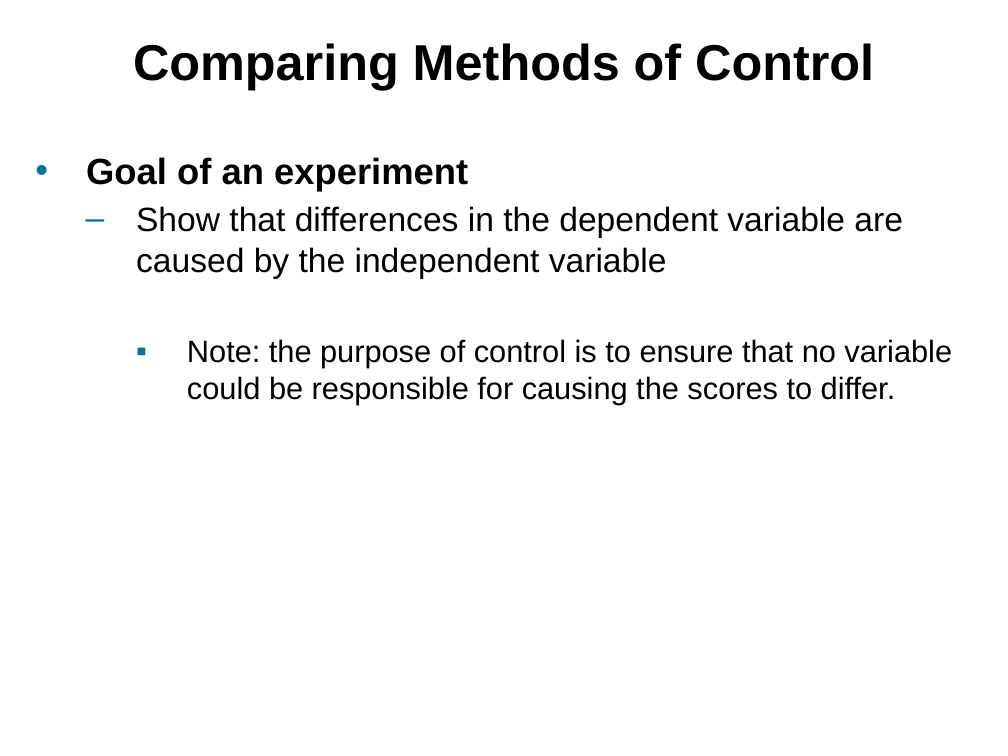
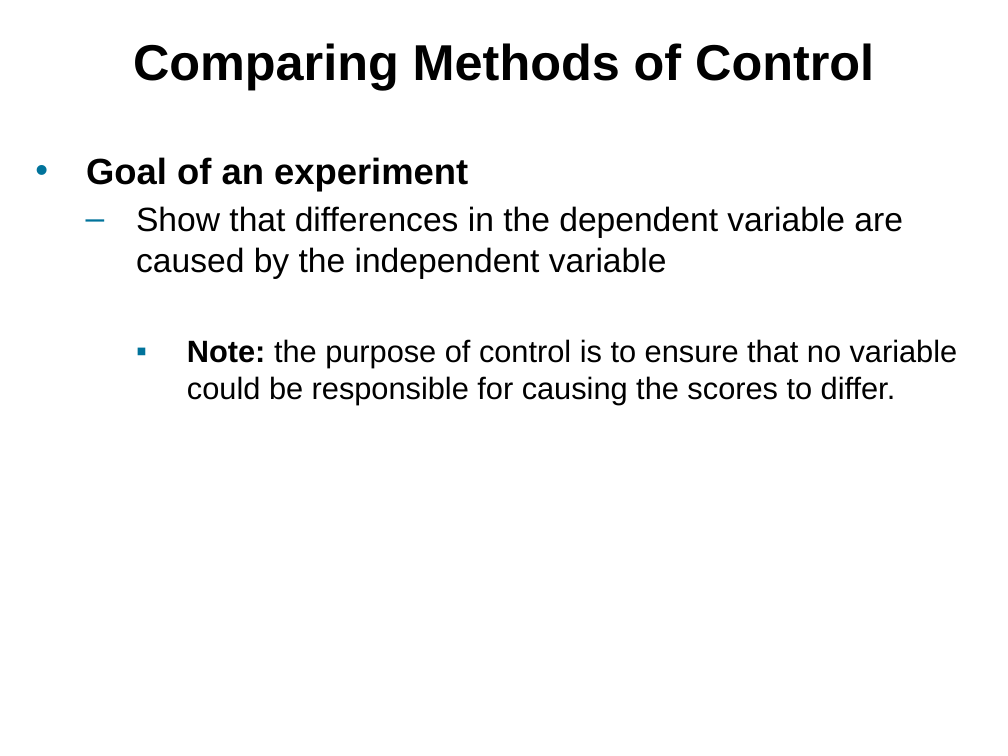
Before and after one commit to npm27/Teaching-Materials, a slide deck: slide 25 of Research Methods/Slides/Chapter 7.pptx (slide 20 before the commit). Drawn at 1008x756 pixels with LibreOffice and Linux fonts; fonts in the diff are those of the drawing. Boxes give left, top, right and bottom in pixels: in the first picture for what was removed or moved away, otherwise in the second. Text is boxed around its words. In the diff, an @@ line names an element or a change of style, - is before the commit and + after.

```diff
--- a/Research Methods/Slides/Chapter 7.pptx
+++ b/Research Methods/Slides/Chapter 7.pptx
@@ text at (187,339,958,405): bold on in "Note:" @@
```
Also in this commit, not shown: 1 other slide changed, 8 slides added, 3 slides removed.
